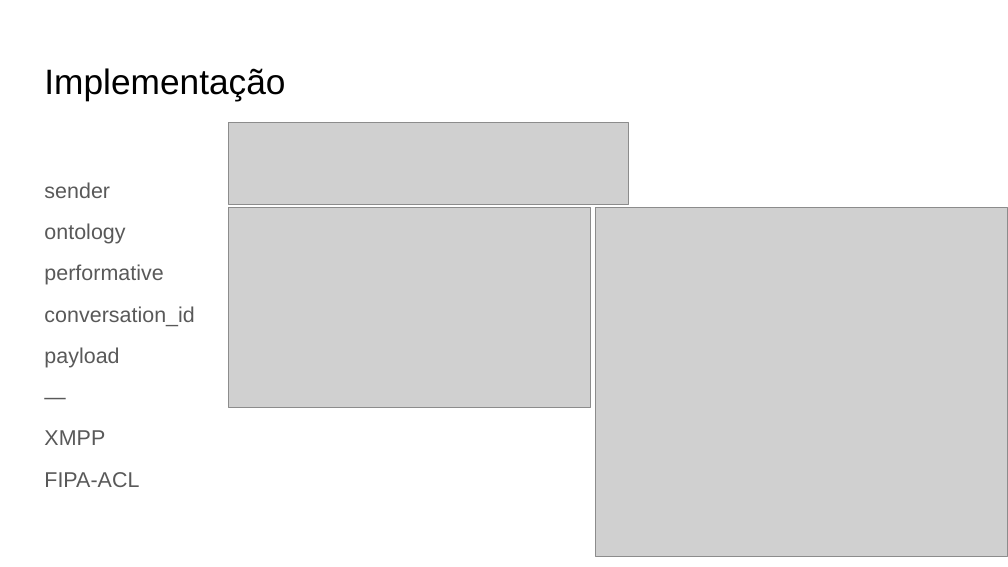
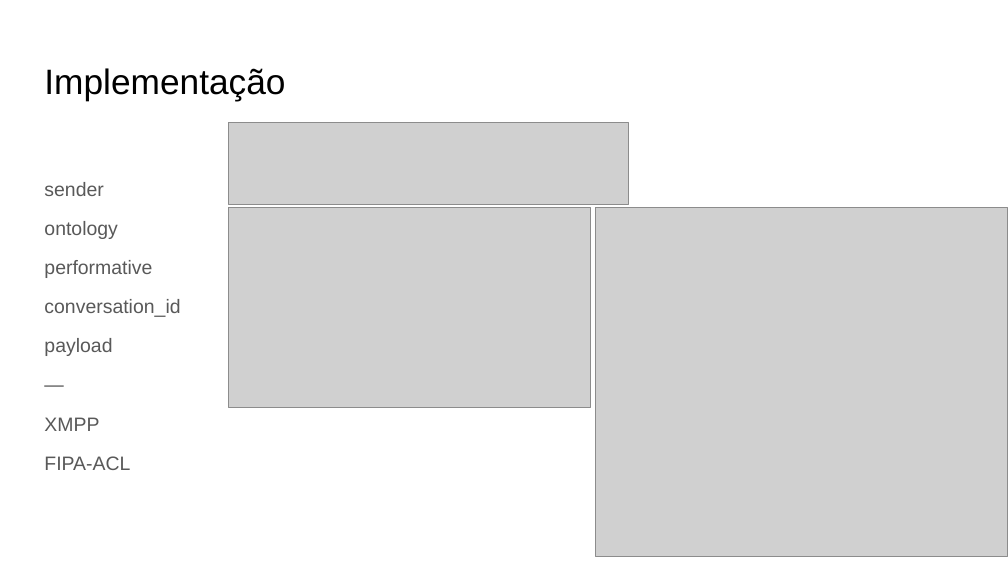
Before and after one commit to MIA-CDFR/SAASMRL, a slide deck: slide 8 of Relatórios/ASMA/PPT/PPT_ASMA _v1.pptx. Drawn at 1008x567 pixels with LibreOffice and Linux fonts; fonts in the diff are those of the drawing; grey boxes stand for pictures. Boxes give left, top, right and bottom in pixels: in the first picture for what was removed or moved away, otherwise in the second. Text is boxed around its words. In the diff, an @@ line names an element or a change of style, - is before the commit and + after.

```diff
--- a/Relatórios/ASMA/PPT/PPT_ASMA _v1.pptx
+++ b/Relatórios/ASMA/PPT/PPT_ASMA _v1.pptx
@@ text "sender" at box(44, 182, 180, 470): size 15.3 to 13.9 pt @@
```
Also in this commit, not shown: 6 other slides changed.
